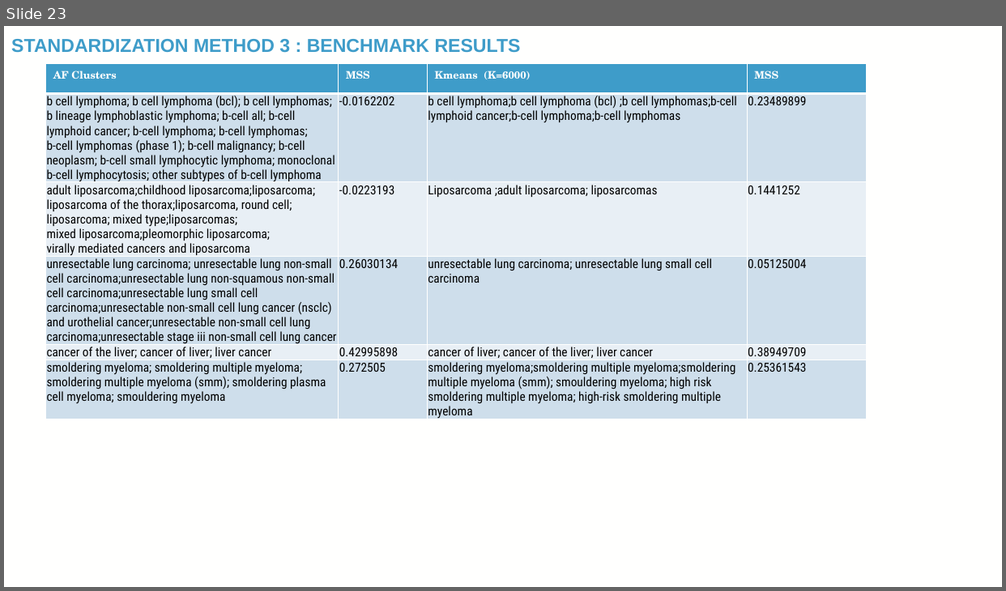
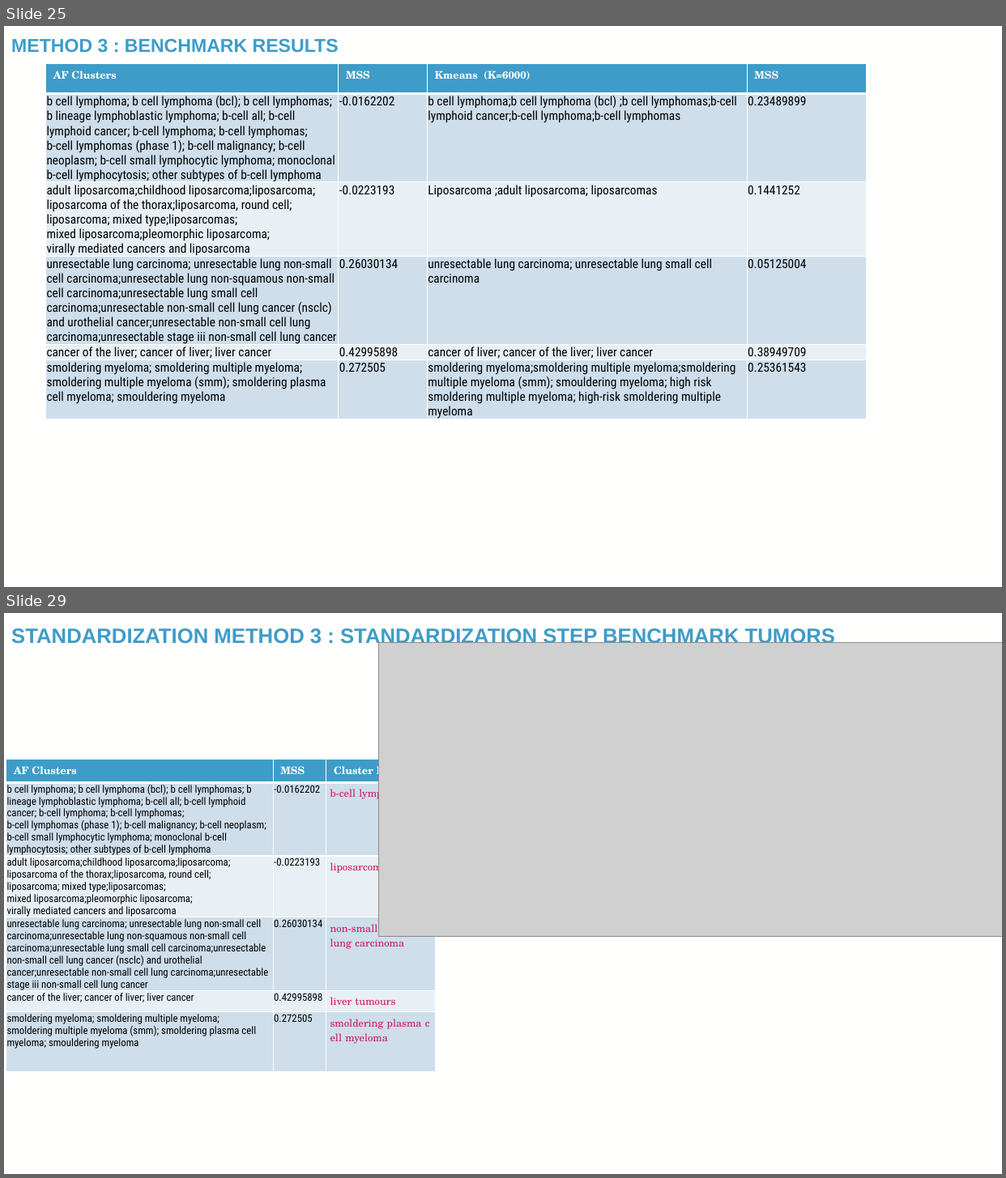
Before and after one commit to TaylorResearchLab/CANTOS, a slide deck: presentations/BIG_2024.pptx. Shown one above the other, each under a label of ours: slide 23 before the commit, slides 25 and 29 after it; the slides between them are not shown. The pictures are 1006x591 and 1006x1178 pixels, drawn with LibreOffice and Linux fonts; fonts in the diff are those of the drawing; grey boxes stand for pictures; background and template pictures are left out. Boxes give left, top, right and bottom in pixels: in the first picture for what was removed or moved away, otherwise in the second. Text is boxed around its words. In the diff, an @@ line names an element or a change of style, - is before the commit and + after.

Commit message:
adding standardization step to ppt

```diff
--- a/presentations/BIG_2024.pptx
+++ b/presentations/BIG_2024.pptx
@@ slide 29 added at box(4, 613, 1002, 1174), background picture (left out) @@
@@ title added at box(11, 626, 835, 648), 20 pt, text #3E9CC9, bold @@
+STANDARDIZATION METHOD 3 : STANDARDIZATION STEP BENCHMARK TUMORS
@@ picture added at box(379, 643, 1002, 936) @@
@@ table added at box(6, 759, 435, 1071), 6 rows, 3 columns @@
+AF Clusters | MSS | Cluster Label
+b cell lymphoma; b cell lymphoma (bcl); b cell lymphomas; b lineage lymphoblastic lymphoma; b-cell all; b-cell lymphoid cancer; b-cell lymphoma; b-cell lymphomas; / b-cell lymphomas (phase 1); b-cell malignancy; b-cell neoplasm; b-cell small lymphocytic lymphoma; monoclonal b-cell lymphocytosis; other subtypes of b-cell lymphoma | -0.0162202 | b-cell lymphomas
+adult liposarcoma;childhood liposarcoma;liposarcoma; / liposarcoma of the thorax;liposarcoma, round cell; / liposarcoma; mixed type;liposarcomas; / mixed liposarcoma;pleomorphic liposarcoma; / virally mediated cancers and liposarcoma | -0.0223193 | liposarcoma
+unresectable lung carcinoma; unresectable lung non-small cell carcinoma;unresectable lung non-squamous non-small cell carcinoma;unresectable lung small cell carcinoma;unresectable non-small cell lung cancer (nsclc) and urothelial cancer;unresectable non-small cell lung carcinoma;unresectable stage iii non-small cell lung cancer | 0.26030134 | non-small cell lung carcinoma
+cancer of the liver; cancer of liver; liver cancer | 0.42995898 | liver tumours
+smoldering myeloma; smoldering multiple myeloma; / smoldering multiple myeloma (smm); smoldering plasma cell myeloma; smouldering myeloma | 0.272505 | smoldering plasma cell myeloma
@@ page number added at box(931, 1133, 977, 1163), 12 pt, text #FFFFFE @@
+29
@@ what was slide 23 is now slide 25 @@
@@ slide 25 changed as well @@
@@ title at box(11, 39, 339, 53): text changed @@
-STANDARDIZATION METHOD 3 : BENCHMARK RESULTS
+METHOD 3 : BENCHMARK RESULTS
```
Also in this commit, not shown: 11 other slides changed, 6 other slides added, 1 other file.
